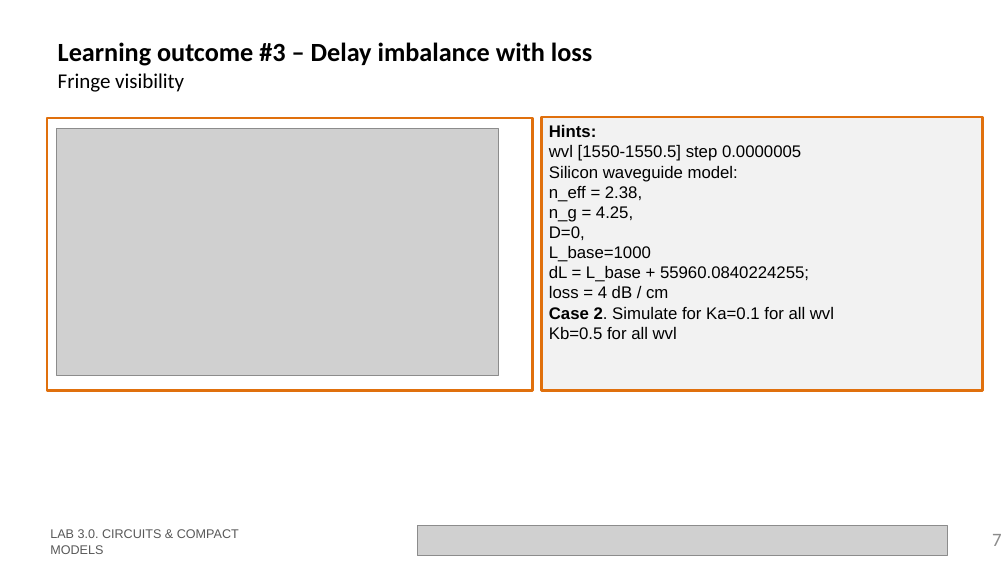
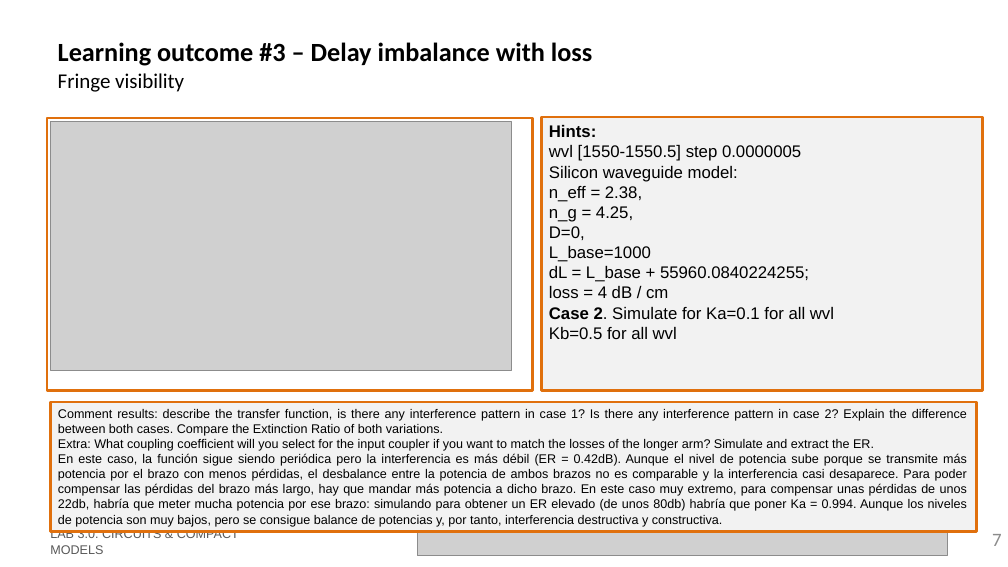
Before and after one commit to AlexiaRR/cifoin-lab3, a slide deck: slide 7 of LabBook_30.pptx. Drawn at 1008x567 pixels with LibreOffice and Linux fonts; fonts in the diff are those of the drawing; grey boxes stand for pictures; background and template pictures are left out. Boxes give left, top, right and bottom in pixels: in the first picture for what was removed or moved away, otherwise in the second. Text is boxed around its words. In the diff, an @@ line names an element or a change of style, - is before the commit and + after.

```diff
--- a/LabBook_30.pptx
+++ b/LabBook_30.pptx
@@ picture: place and size @@
-picture at <box>57,129,498,376</box>
+picture at <box>51,122,512,371</box>
@@ rectangle added at <box>51,402,977,532</box>, fill #F2F2F2, outline #E0700D 2.25 pt, 12 pt, text #000000 @@
+Comment results: describe the transfer function, is there any interference pattern in case 1? Is there any interference pattern in case 2? Explain the difference between both cases. Compare the Extinction Ratio of both variations.
+Extra: What coupling coefficient will you select for the input coupler if you want to match the losses of the longer arm? Simulate and extract the ER.
+En este caso, la función sigue siendo periódica pero la interferencia es más débil (ER = 0.42dB). Aunque el nivel de potencia sube porque se transmite más potencia por el brazo con menos pérdidas, el desbalance entre la potencia de ambos brazos no es comparable y la interferencia casi desaparece. Para poder compensar las pérdidas del brazo más largo, hay que mandar más potencia a dicho brazo. En este caso muy extremo, para compensar unas pérdidas de unos 22db, habría que meter mucha potencia por ese brazo: simulando para obtener un ER elevado (de unos 80db) habría que poner Ka = 0.994. Aunque los niveles de potencia son muy bajos, pero se consigue balance de potencias y, por tanto, interferencia destructiva y constructiva.
```
Also in this commit, not shown: 1 other slide changed, 1 other file.
